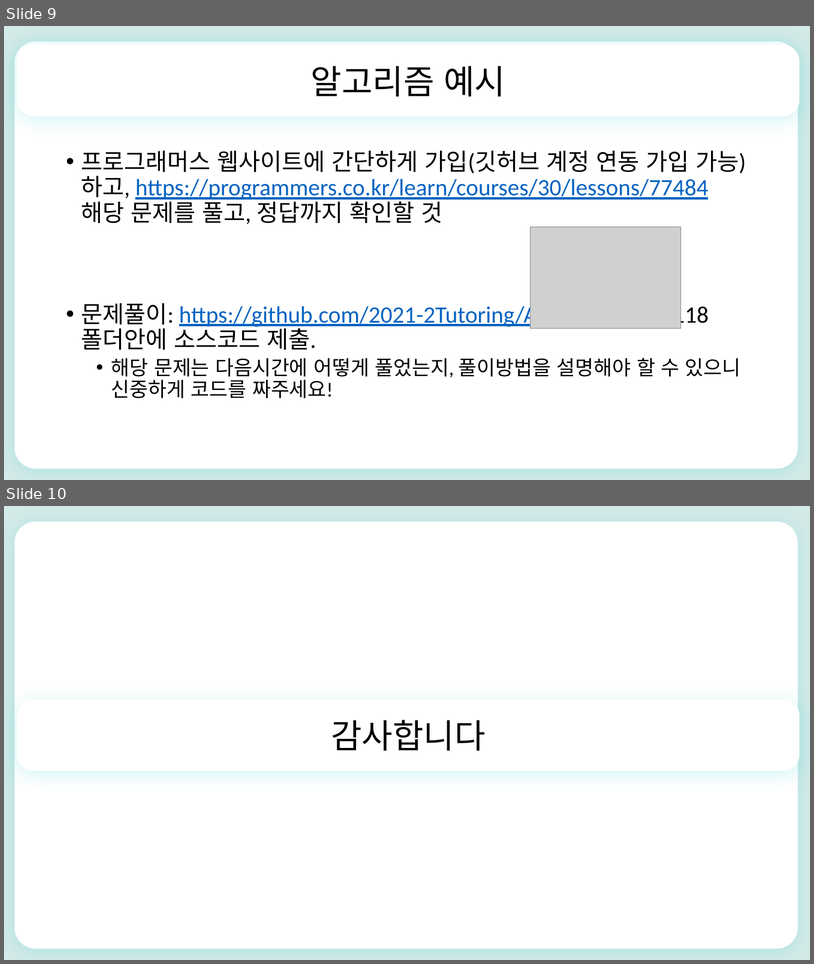
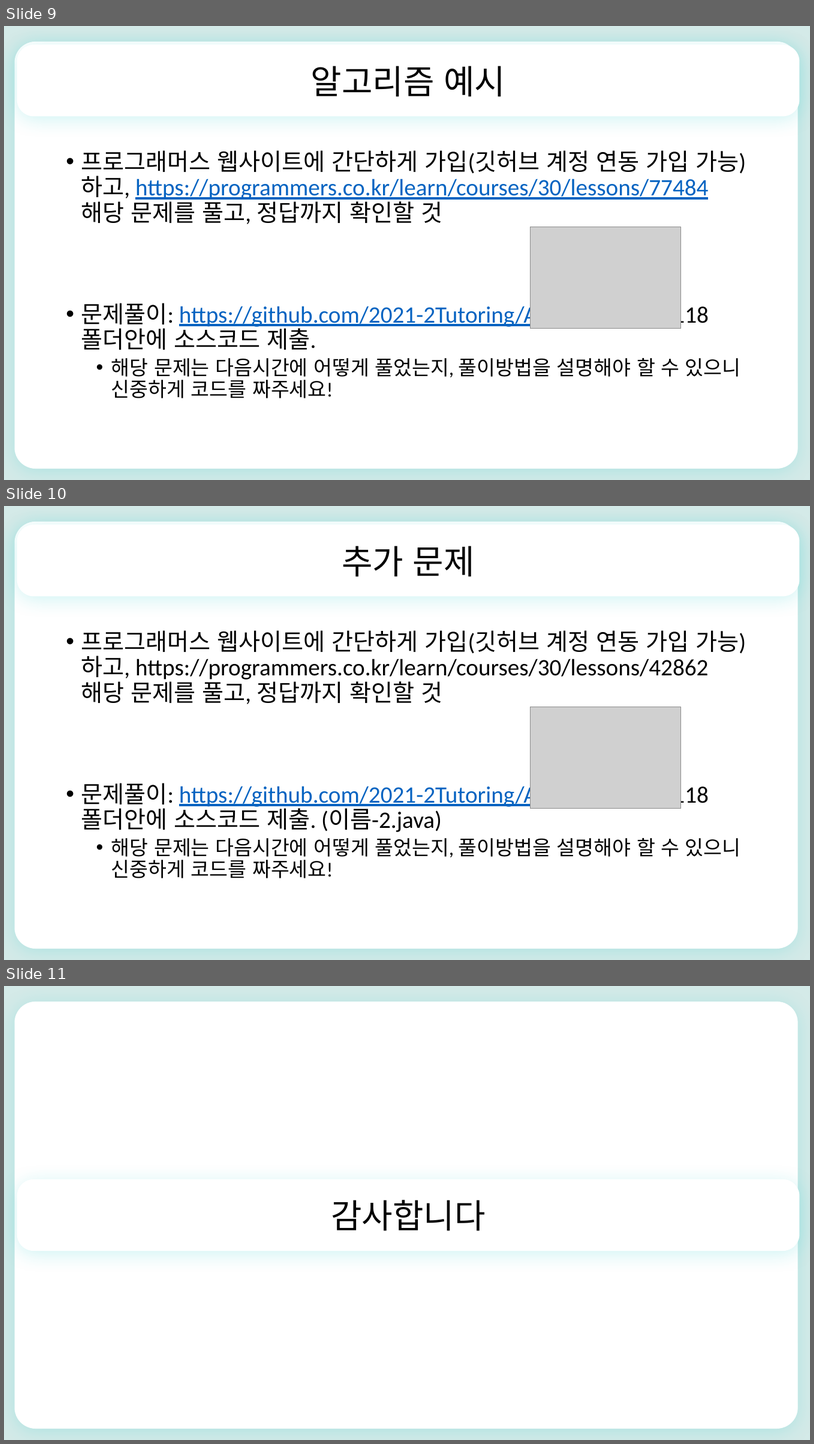
Before and after one commit to 2021-2Tutoring/Algorithms, a slide deck: 1118/알고리즘실습-로또.pptx. Shown one above the other, each under a label of ours: slides 9 and 10 before the commit, slides 9, 10 and 11 after it. The pictures are 814x964 and 814x1444 pixels, drawn with LibreOffice and Linux fonts; fonts in the diff are those of the drawing; grey boxes stand for pictures. Boxes give left, top, right and bottom in pixels: in the first picture for what was removed or moved away, otherwise in the second. Text is boxed around its words. In the diff, an @@ line names an element or a change of style, - is before the commit and + after.

```diff
--- a/1118/알고리즘실습-로또.pptx
+++ b/1118/알고리즘실습-로또.pptx
@@ slide 10 added at box(4, 506, 810, 960), background #FFFFFF @@
@@ rectangle added at box(4, 506, 810, 960), fill #D4EAE8, outline #D4EAE8 1 pt @@
@@ rounded rectangle added at box(15, 522, 798, 948), fill #FFFFFF, outline #FFFFFF 1 pt @@
@@ rounded rectangle added at box(17, 525, 800, 596), fill #FFFFFF, outline #FFFFFF 1 pt, 40 pt, text #000000 @@
+추가 문제
@@ text added at box(81, 630, 746, 878), 28 pt, text #000000 @@
+• 프로그래머스 웹사이트에 간단하게 가입(깃허브 계정 연동 가입 가능)하고, https://programmers.co.kr/learn/courses/30/lessons/42862 해당 문제를 풀고, 정답까지 확인할 것
+• 문제풀이: https://github.com/2021-2Tutoring/Algorithms 의 1118폴더안에 소스코드 제출. (이름-2.java)
+  • 해당 문제는 다음시간에 어떻게 풀었는지, 풀이방법을 설명해야 할 수 있으니 신중하게 코드를 짜주세요!
@@ picture added at box(531, 707, 681, 808) @@
@@ what was slide 10 is now slide 11 @@
```
